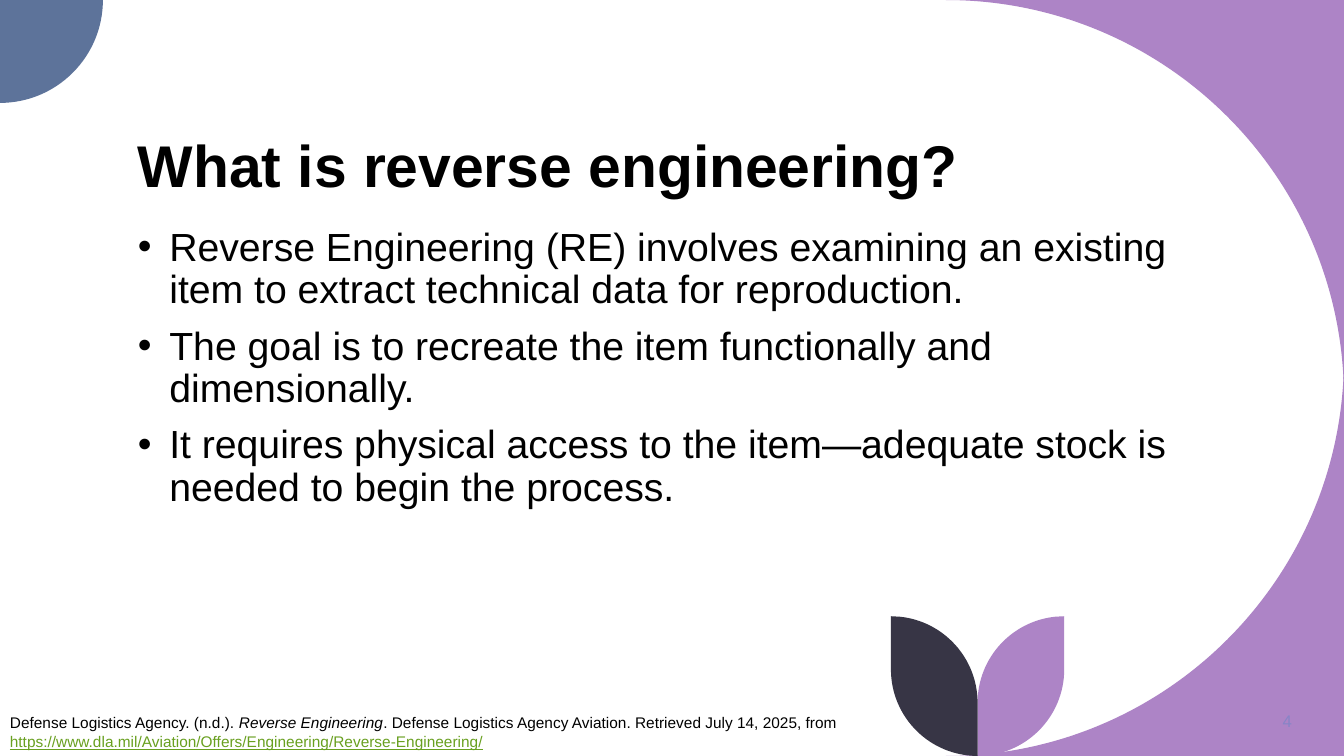
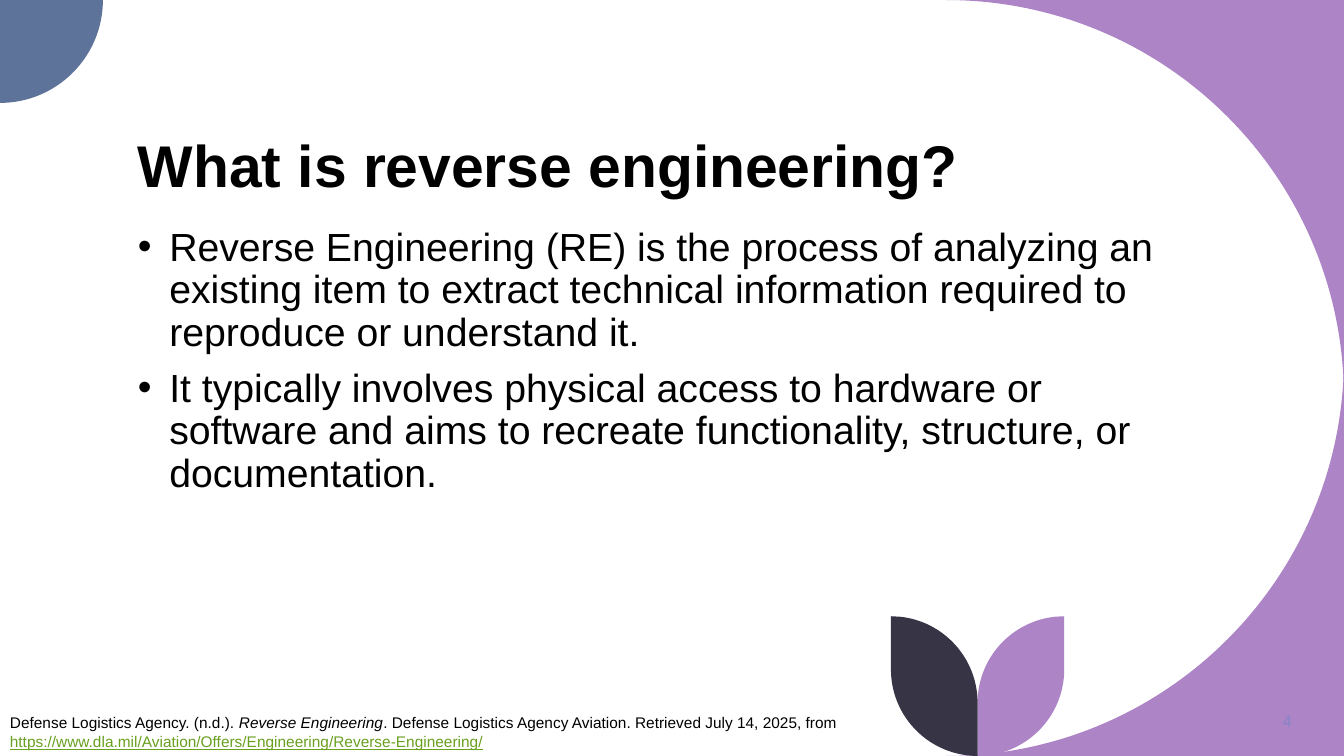
Before and after one commit to syd-kiwi/re-arduino-uno, a slide deck: slide 4 of Presentation/RE for the Rest of Us.pptx. Drawn at 1344x756 pixels with LibreOffice and Linux fonts; fonts in the diff are those of the drawing. Boxes give left, top, right and bottom in pixels: in the first picture for what was removed or moved away, otherwise in the second. Text is boxed around its words. In the diff, an @@ line names an element or a change of style, - is before the commit and + after.

```diff
--- a/Presentation/RE for the Rest of Us.pptx
+++ b/Presentation/RE for the Rest of Us.pptx
@@ text at <box>169,232,1153,488</box>: text changed @@
-• Reverse Engineering (RE) involves examining an existing item to extract technical data for reproduction.
-• The goal is to recreate the item functionally and dimensionally.
-• It requires physical access to the item—adequate stock is needed to begin the process.
+• Reverse Engineering (RE) is the process of analyzing an existing item to extract technical information required to reproduce or understand it.
+• It typically involves physical access to hardware or software and aims to recreate functionality, structure, or documentation.
```
Also in this commit, not shown: 15 other slides changed, 1 slide added, 1 slide removed.
